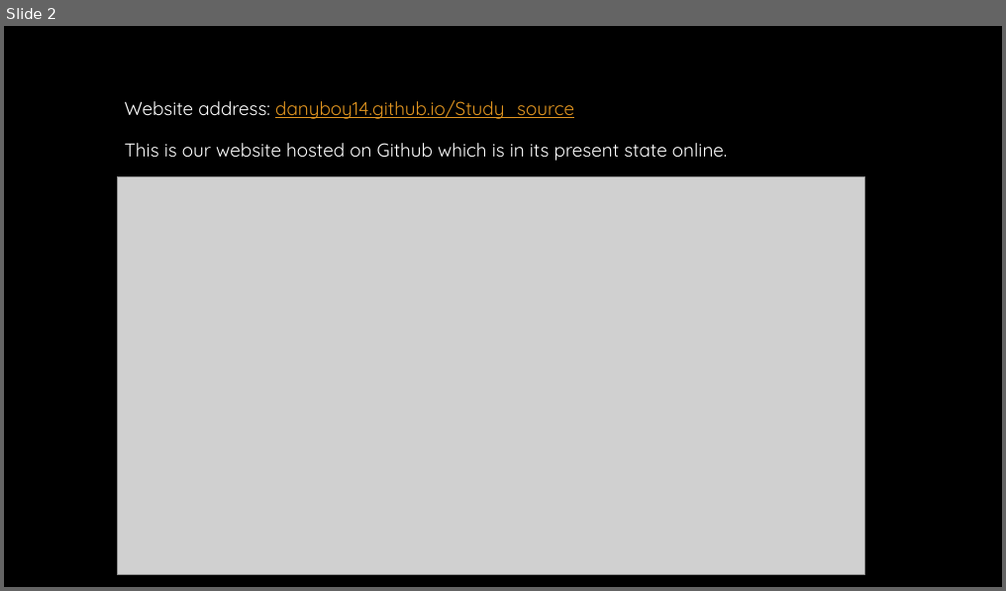
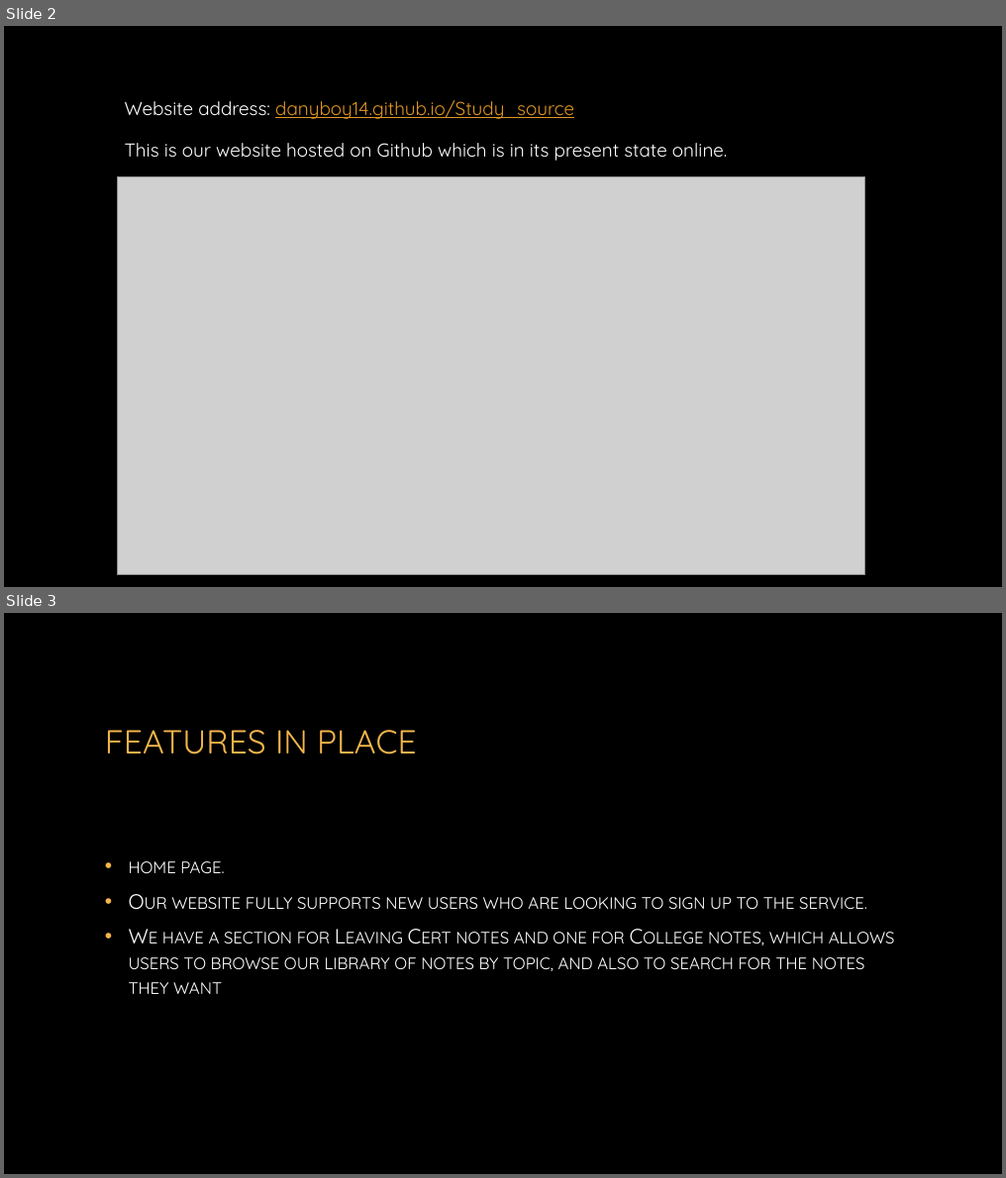
Before and after one commit to Danyboy14/Study_source, a slide deck: Study Source presentation.pptx. Shown one above the other, each under a label of ours: slide 2 before the commit, slides 2 and 3 after it. The pictures are 1006x591 and 1006x1178 pixels, drawn with LibreOffice and Linux fonts; fonts in the diff are those of the drawing; grey boxes stand for pictures; background and template pictures are left out. Boxes give left, top, right and bottom in pixels: in the first picture for what was removed or moved away, otherwise in the second. Text is boxed around its words. In the diff, an @@ line names an element or a change of style, - is before the commit and + after.

Commit message:
edit

```diff
--- a/Study Source presentation.pptx
+++ b/Study Source presentation.pptx
@@ slide 3 added at [4,613,1002,1174], background picture (left out) @@
@@ title added at [105,730,417,755], 32 pt, text #F4B54B @@
+FEATURES IN PLACE
@@ text added at [129,861,895,994], 20 pt, text #FFFFFF, small capitals @@
+• home page.
+• Our website fully supports new users who are looking to sign up to the service.
+• We have a section for Leaving Cert notes and one for College notes, which allows users to browse our library of notes by topic, and also to search for the notes they want
```
Also in this commit, not shown: 4 other slides added, 1 slide removed.
